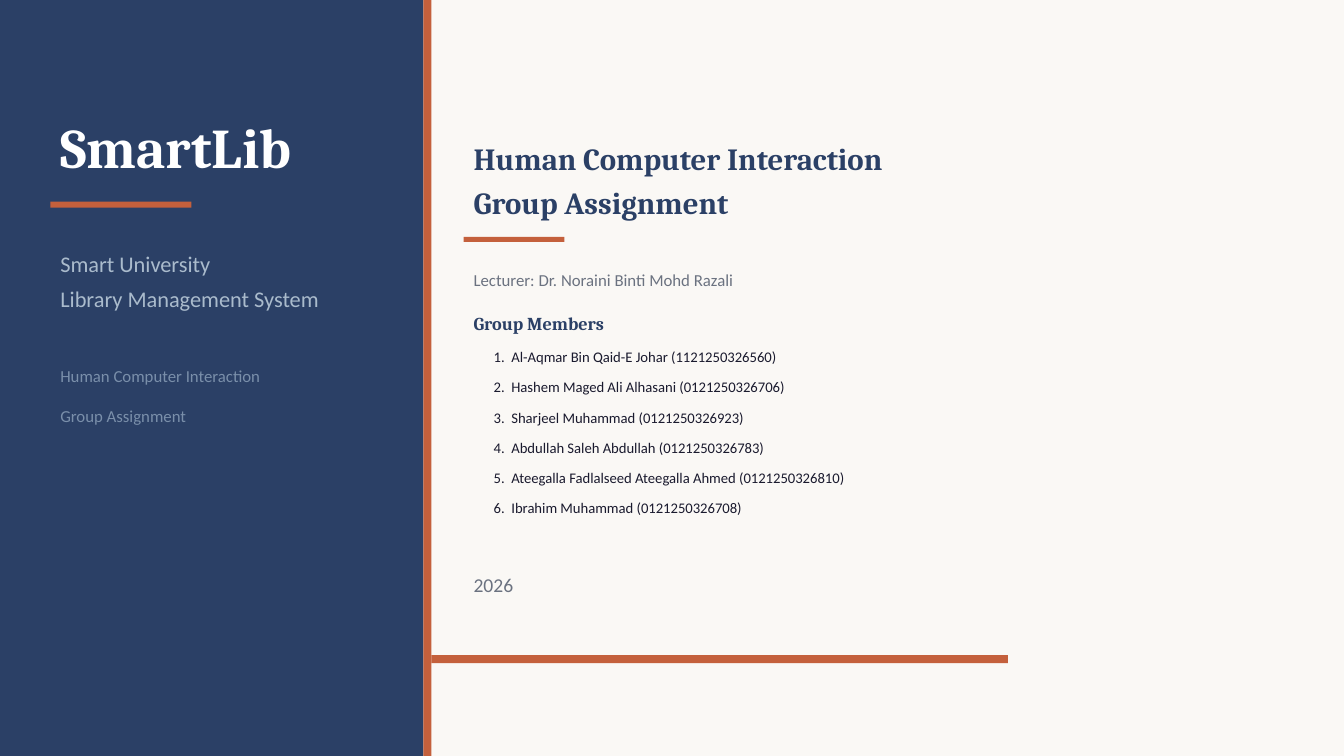
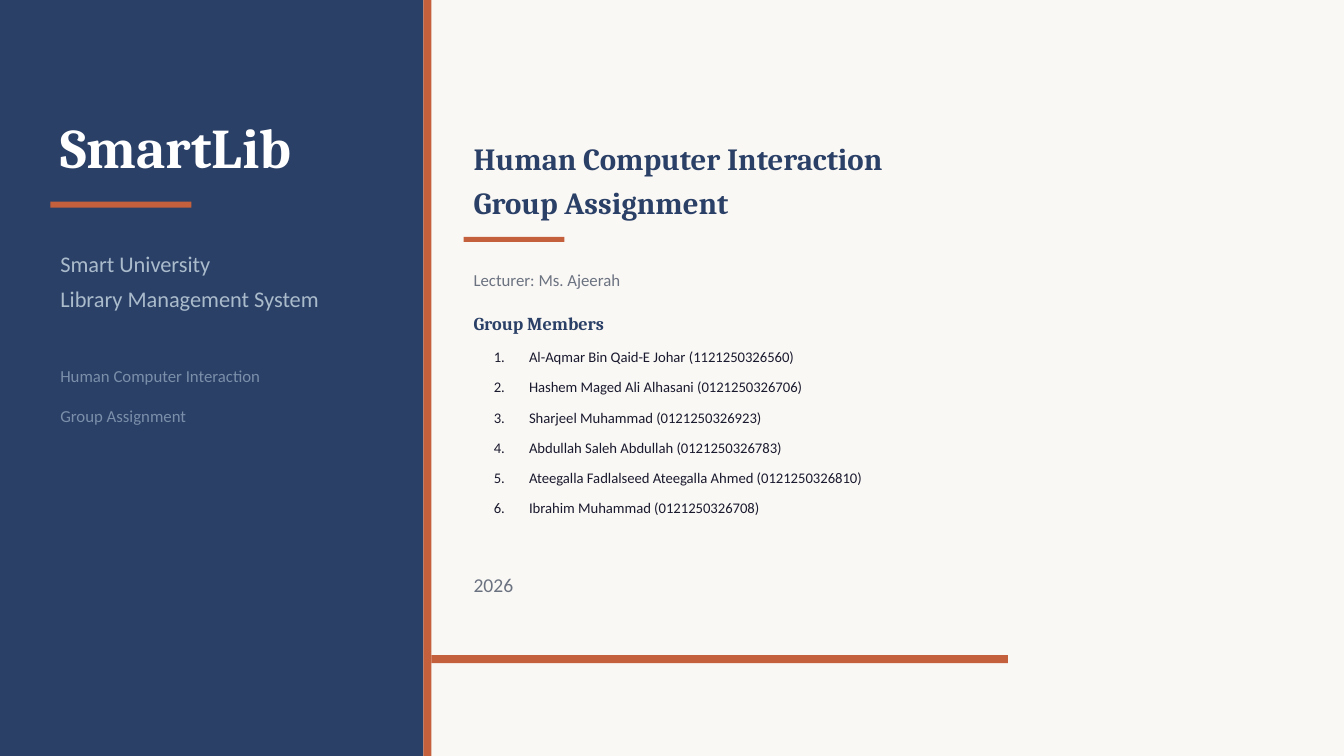
Before and after one commit to alaqmar-ai/Library-System, a slide deck: slide 1 of Human Computer Interaction Assignment/HCI_Presentation.pptx. Drawn at 1344x756 pixels with LibreOffice and Linux fonts; fonts in the diff are those of the drawing. Boxes give left, top, right and bottom in pixels: in the first picture for what was removed or moved away, otherwise in the second. Text is boxed around its words. In the diff, an @@ line names an element or a change of style, - is before the commit and + after.

Commit message:
Regenerate HCI presentation with Ms. Ajeerah lecturer name

```diff
--- a/Human Computer Interaction Assignment/HCI_Presentation.pptx
+++ b/Human Computer Interaction Assignment/HCI_Presentation.pptx
@@ text at <box>474,274,620,289</box>: text changed @@
-Lecturer: Dr. Noraini Binti Mohd Razali
+Lecturer: Ms. Ajeerah
@@ text at <box>529,351,794,365</box>: text changed @@
-1. Al-Aqmar Bin Qaid-E Johar (1121250326560)
+Al-Aqmar Bin Qaid-E Johar (1121250326560)
@@ text at <box>529,381,802,395</box>: text changed @@
-2. Hashem Maged Ali Alhasani (0121250326706)
+Hashem Maged Ali Alhasani (0121250326706)
@@ text at <box>529,412,761,426</box>: text changed @@
-3. Sharjeel Muhammad (0121250326923)
+Sharjeel Muhammad (0121250326923)
@@ text at <box>529,442,782,455</box>: text changed @@
-4. Abdullah Saleh Abdullah (0121250326783)
+Abdullah Saleh Abdullah (0121250326783)
@@ text at <box>529,472,862,486</box>: text changed @@
-5. Ateegalla Fadlalseed Ateegalla Ahmed (0121250326810)
+Ateegalla Fadlalseed Ateegalla Ahmed (0121250326810)
@@ text at <box>529,502,759,515</box>: text changed @@
-6. Ibrahim Muhammad (0121250326708)
+Ibrahim Muhammad (0121250326708)
```
Also in this commit, not shown: 1 other slide changed.
